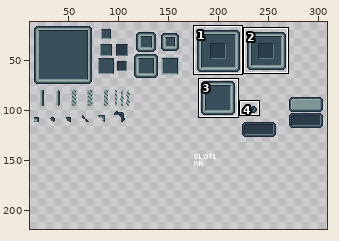
Pixel-art file -- art/ui.aseprite. Above: a wide view before the commit, with the close-up outlined.
Close-up. Old version:
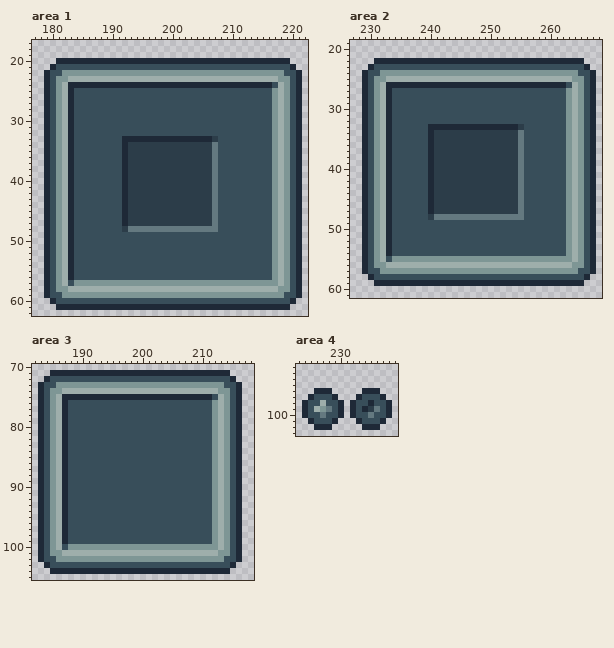
320x320 pixels, 1 frame. Shown: area 1: x 177..222, y 17..62; area 2: x 227..268, y 19..61; area 3: x 182..218, y 70..105; area 4: x 223..239, y 92..103. The wide view leaves out empty margins. The commit also changed other parts of the picture, which this record leaves out.
After the commit:
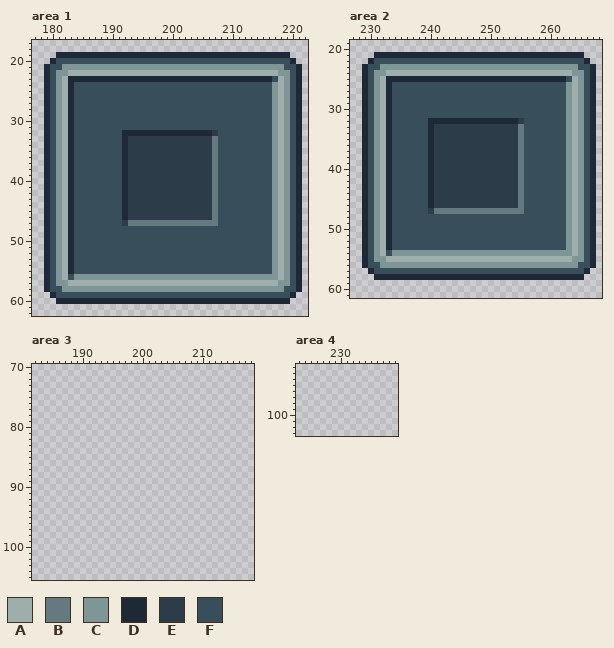
Palette (. is transparent): A #9eaeab  B #647980  C #7e9695  D #1e2937  E #2c3d49  F #384e5a
Edits made:
Changed rows in their new state; - is an unchanged pixel.
Area 1:
first column x 179:
19 --DDDDDDDDDDDDDDDDDDDDDDDDDDDDDDDDDDDDDDD--
20 -DFFFFFFFFFFFFFFFFFFFFFFFFFFFFFFFFFFFFFFFD-
21 DF-CCCCCCCCCCCCCCCCCCCCCCCCCCCCCCCCCCCCC-FD
22 --C-AAAAAAAAAAAAAAAAAAAAAAAAAAAAAAAAAAA-C--
23 ---ADDDDDDDDDDDDDDDDDDDDDDDDDDDDDDDDDDFA---
24 -----FFFFFFFFFFFFFFFFFFFFFFFFFFFFFFFFFC----
first column x 192:
32 DDDDDDDDDDDDDDDE
33 -EEEEEEEEEEEEEEB
first column x 192:
47 EBBBBBBBBBBBBBB-
48 FFFFFFFFFFFFFFFF
first column x 179:
56 ----FCCCCCCCCCCCCCCCCCCCCCCCCCCCCCCCCC-----
57 ---CAAAAAAAAAAAAAAAAAAAAAAAAAAAAAAAAAAAC---
58 --F-CCCCCCCCCCCCCCCCCCCCCCCCCCCCCCCCCCC-F--
59 .D-FFFFFFFFFFFFFFFFFFFFFFFFFFFFFFFFFFFFF-D.
60 -.DDDDDDDDDDDDDDDDDDDDDDDDDDDDDDDDDDDDDDD.-
61 --.......................................--
Area 2:
first column x 229:
21 --DDDDDDDDDDDDDDDDDDDDDDDDDDDDDDDDDDD--
22 -DFFFFFFFFFFFFFFFFFFFFFFFFFFFFFFFFFFFD-
23 DF-CCCCCCCCCCCCCCCCCCCCCCCCCCCCCCCCC-FD
24 --C-AAAAAAAAAAAAAAAAAAAAAAAAAAAAAAA-C--
25 ---ADDDDDDDDDDDDDDDDDDDDDDDDDDDDDDFA---
26 -----FFFFFFFFFFFFFFFFFFFFFFFFFFFFFC----
first column x 240:
32 DDDDDDDDDDDDDDDE
33 -EEEEEEEEEEEEEEB
first column x 240:
47 EBBBBBBBBBBBBBB-
48 FFFFFFFFFFFFFFFF
first column x 229:
54 ----FCCCCCCCCCCCCCCCCCCCCCCCCCCCCC-----
55 ---CAAAAAAAAAAAAAAAAAAAAAAAAAAAAAAAC---
56 --F-CCCCCCCCCCCCCCCCCCCCCCCCCCCCCCC-F--
57 .D-FFFFFFFFFFFFFFFFFFFFFFFFFFFFFFFFF-D.
58 -.DDDDDDDDDDDDDDDDDDDDDDDDDDDDDDDDDDD.-
59 --...................................--
Area 3:
first column x 183:
 71 --..............................--
 72 -................................-
 73 ..................................
 74 ..................................
 75 ..................................
 76 ..................................
 77 ..................................
 78 ..................................
 79 ..................................
 80 ..................................
 81 ..................................
 82 ..................................
 83 ..................................
 84 ..................................
 85 ..................................
 86 ..................................
 87 ..................................
 88 ..................................
 89 ..................................
 90 ..................................
 91 ..................................
 92 ..................................
 93 ..................................
 94 ..................................
 95 ..................................
 96 ..................................
 97 ..................................
 98 ..................................
 99 ..................................
100 ..................................
101 ..................................
102 ..................................
103 -................................-
104 --..............................--
Area 4:
first column x 224:
 96 --...-----...--
 97 -.....---.....-
 98 .......-.......
 99 .......-.......
100 .......-.......
101 -.....---.....-
102 --...-----...--
